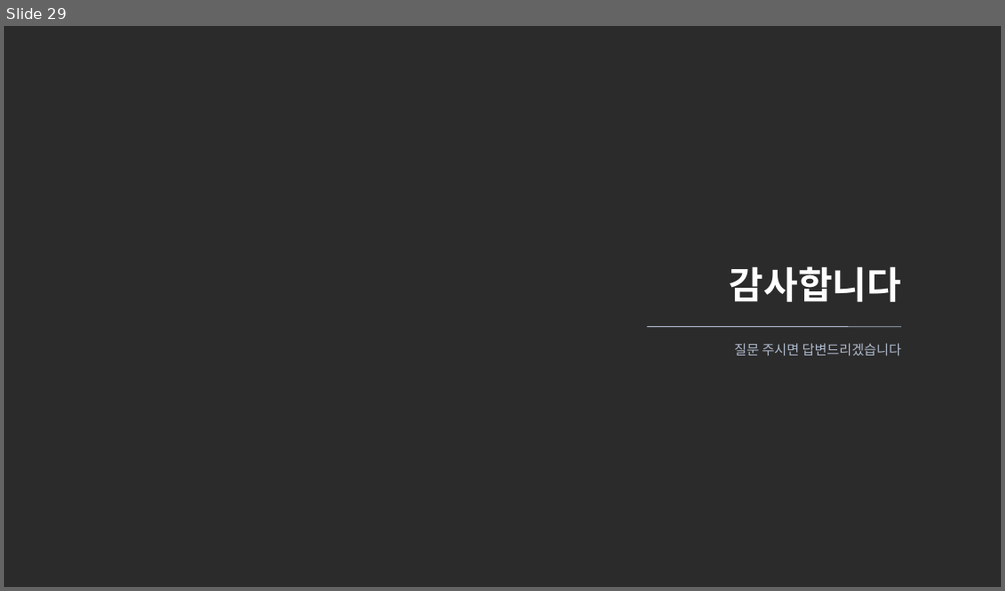
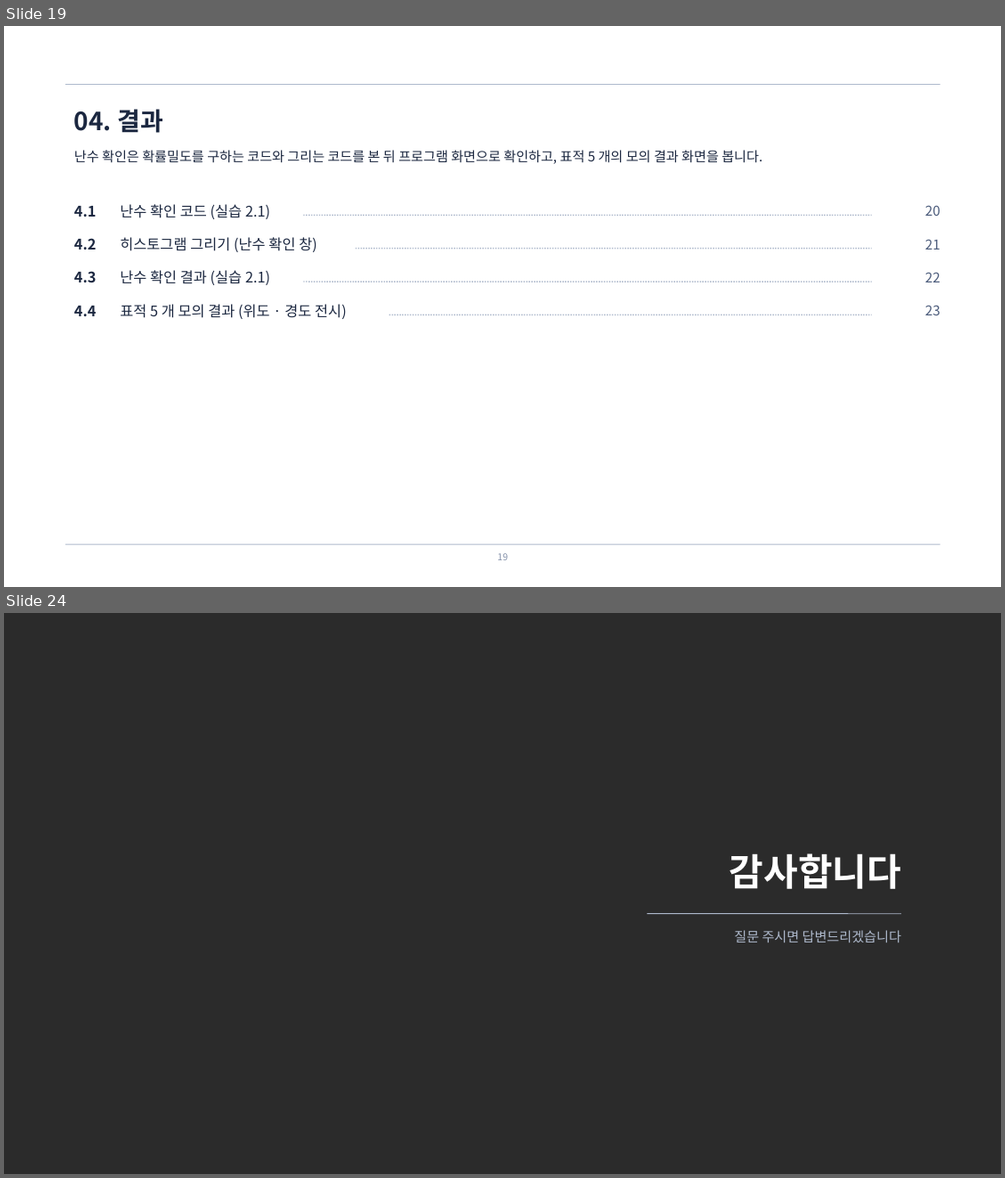
Before and after one commit to harley-hwan/radar-sw-study, a slide deck: Part4_Plot_Clutter_Sim/ref/산출물/Chapter4_PlotClutterSim.pptx. Shown one above the other, each under a label of ours: slide 29 before the commit, slides 19 and 24 after it; the slides between them are not shown. The pictures are 1005x591 and 1005x1178 pixels, drawn with LibreOffice and Linux fonts; fonts in the diff are those of the drawing; background and template pictures are left out; a plain dark background stands for a picture behind light text. Boxes give left, top, right and bottom in pixels: in the first picture for what was removed or moved away, otherwise in the second. Text is boxed around its words. In the diff, an @@ line names an element or a change of style, - is before the commit and + after.

```diff
--- a/Part4_Plot_Clutter_Sim/ref/산출물/Chapter4_PlotClutterSim.pptx
+++ b/Part4_Plot_Clutter_Sim/ref/산출물/Chapter4_PlotClutterSim.pptx
@@ slide 19 added at box(4, 26, 1001, 587), background #FFFFFF @@
@@ line added from (65, 85) to (940, 85), #AEB9CC 0.75 pt @@
@@ text added at box(74, 109, 163, 133), 24 pt, text #1B2740, bold @@
+04. 결과
@@ text added at box(74, 150, 762, 164), 13 pt, text #1B2740 @@
+난수 확인은 확률밀도를 구하는 코드와 그리는 코드를 본 뒤 프로그램 화면으로 확인하고, 표적 5 개의 모의 결과 화면을 봅니다.
@@ text added at box(74, 206, 97, 216), 14 pt, text #1B2740, bold @@
+4.1
@@ text added at box(120, 204, 270, 219), 14 pt, text #1B2740 @@
+난수 확인 코드 (실습 2.1)
@@ text added at box(925, 205, 940, 216), 13 pt, text #4A5A7A @@
+20
@@ text added at box(74, 238, 97, 249), 14 pt, text #1B2740, bold @@
+4.2
@@ text added at box(120, 237, 317, 252), 14 pt, text #1B2740 @@
+히스토그램 그리기 (난수 확인 창)
@@ line added from (303, 216) to (872, 216), #AEB9CC 1.25 pt dashed @@
@@ text added at box(925, 239, 940, 249), 13 pt, text #4A5A7A @@
+21
@@ line added from (356, 248) to (872, 248), #AEB9CC 1.25 pt dashed @@
@@ text added at box(74, 271, 97, 282), 14 pt, text #1B2740, bold @@
+4.3
@@ text added at box(120, 270, 270, 285), 14 pt, text #1B2740 @@
+난수 확인 결과 (실습 2.1)
@@ line added from (303, 281) to (872, 281), #AEB9CC 1.25 pt dashed @@
@@ text added at box(925, 272, 940, 282), 13 pt, text #4A5A7A @@
+22
@@ text added at box(74, 305, 97, 316), 14 pt, text #1B2740, bold @@
+4.4
@@ text added at box(120, 304, 347, 319), 14 pt, text #1B2740 @@
+표적 5 개 모의 결과 (위도 · 경도 전시)
@@ line added from (389, 314) to (872, 314), #AEB9CC 1.25 pt dashed @@
@@ text added at box(925, 305, 940, 315), 13 pt, text #4A5A7A @@
+23
@@ line added from (65, 544) to (940, 544), #AEB9CC 0.75 pt @@
@@ page number added at box(497, 553, 508, 560), 9 pt, text #8794AC @@
+19
@@ what was slide 29 is now slide 24 @@
```
Also in this commit, not shown: 12 slides changed, 9 other slides added, 15 slides removed, 9 other files.
